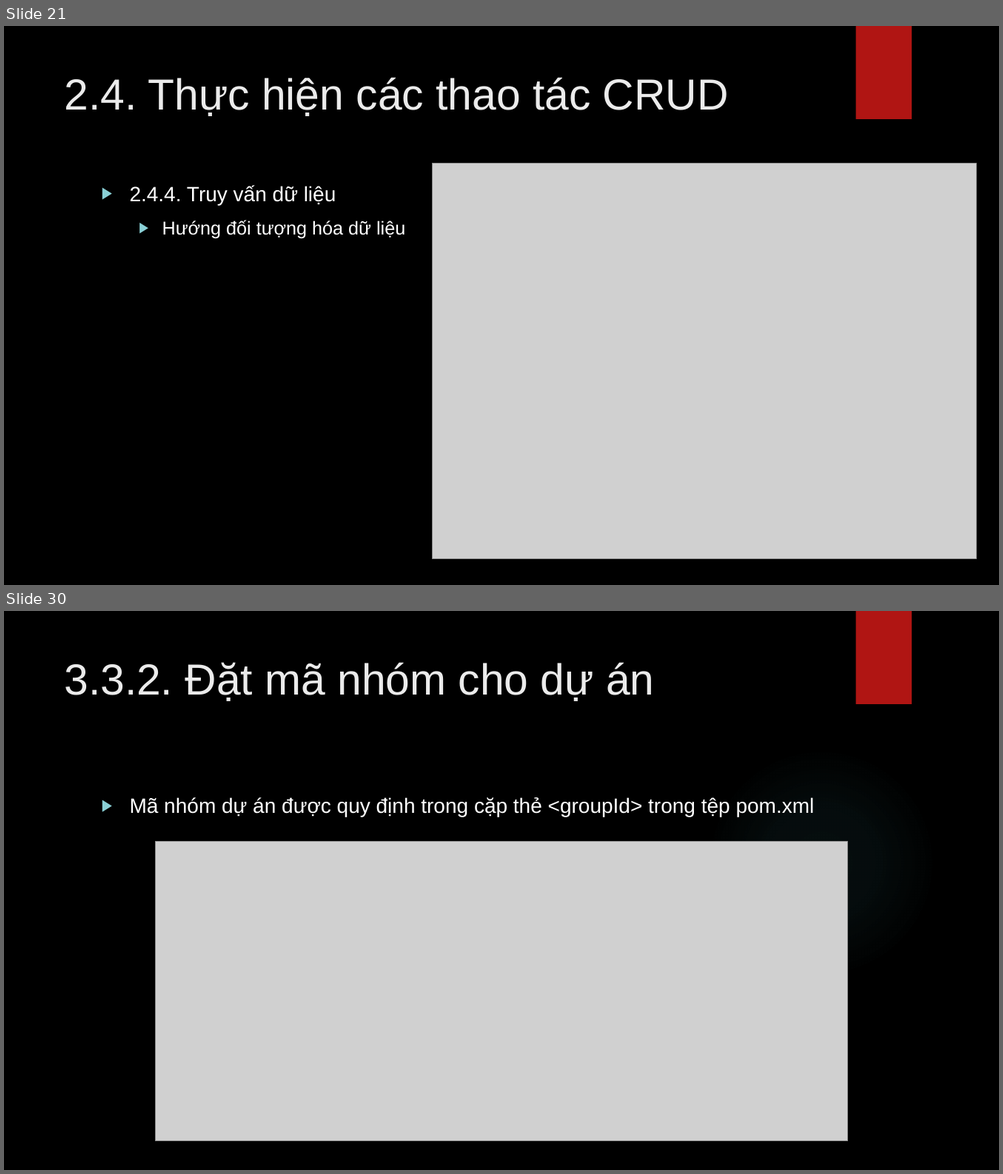
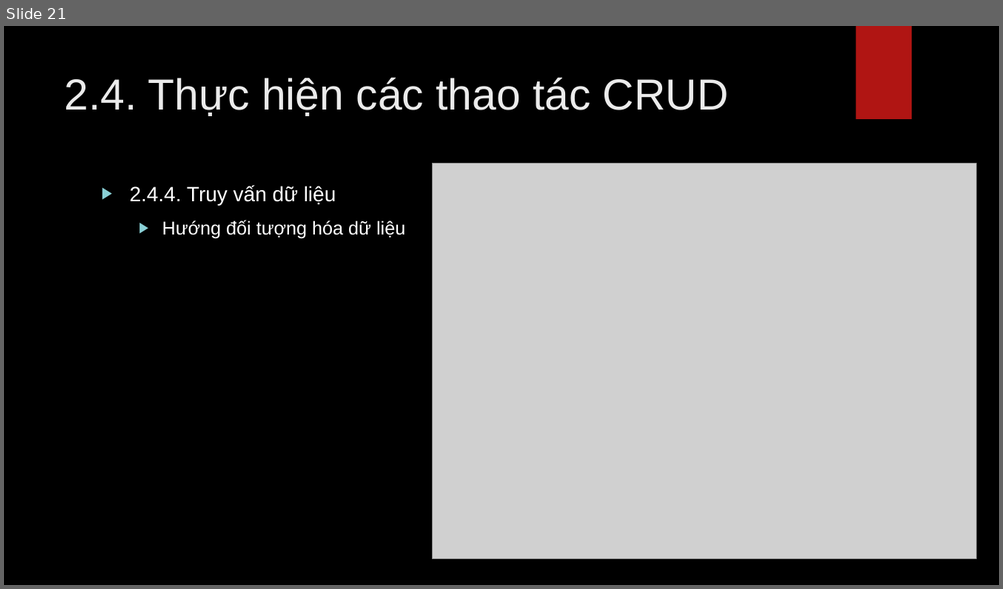
Before and after one commit to lequochai26/GDUTraining_Basic_Java_Web_Development, a slide deck: Slides/Day_6_2.pptx. Shown one above the other, each under a label of ours: slides 21 and 30 before the commit, slide 21 after it; the slides between them are not shown. The pictures are 1003x1174 and 1003x589 pixels, drawn with LibreOffice and Linux fonts; fonts in the diff are those of the drawing; grey boxes stand for pictures; background and template pictures are left out. Boxes give left, top, right and bottom in pixels: in the first picture for what was removed or moved away, otherwise in the second. Text is boxed around its words. In the diff, an @@ line names an element or a change of style, - is before the commit and + after.

```diff
--- a/Slides/Day_6_2.pptx
+++ b/Slides/Day_6_2.pptx
@@ slide 30 removed at [4,611,999,1170], background picture (left out); not listed: 2 template elements that a slide beside it also shows @@
@@ title removed at [64,662,654,701] @@
-3.3.2. Đặt mã nhóm cho dự án
@@ text removed at [130,797,814,817] @@
-▶ Mã nhóm dự án được quy định trong cặp thẻ <groupId> trong tệp pom.xml
@@ picture removed at [156,842,848,1142] @@
```
Also in this commit, not shown: 1 slide changed, 12 other slides removed.
